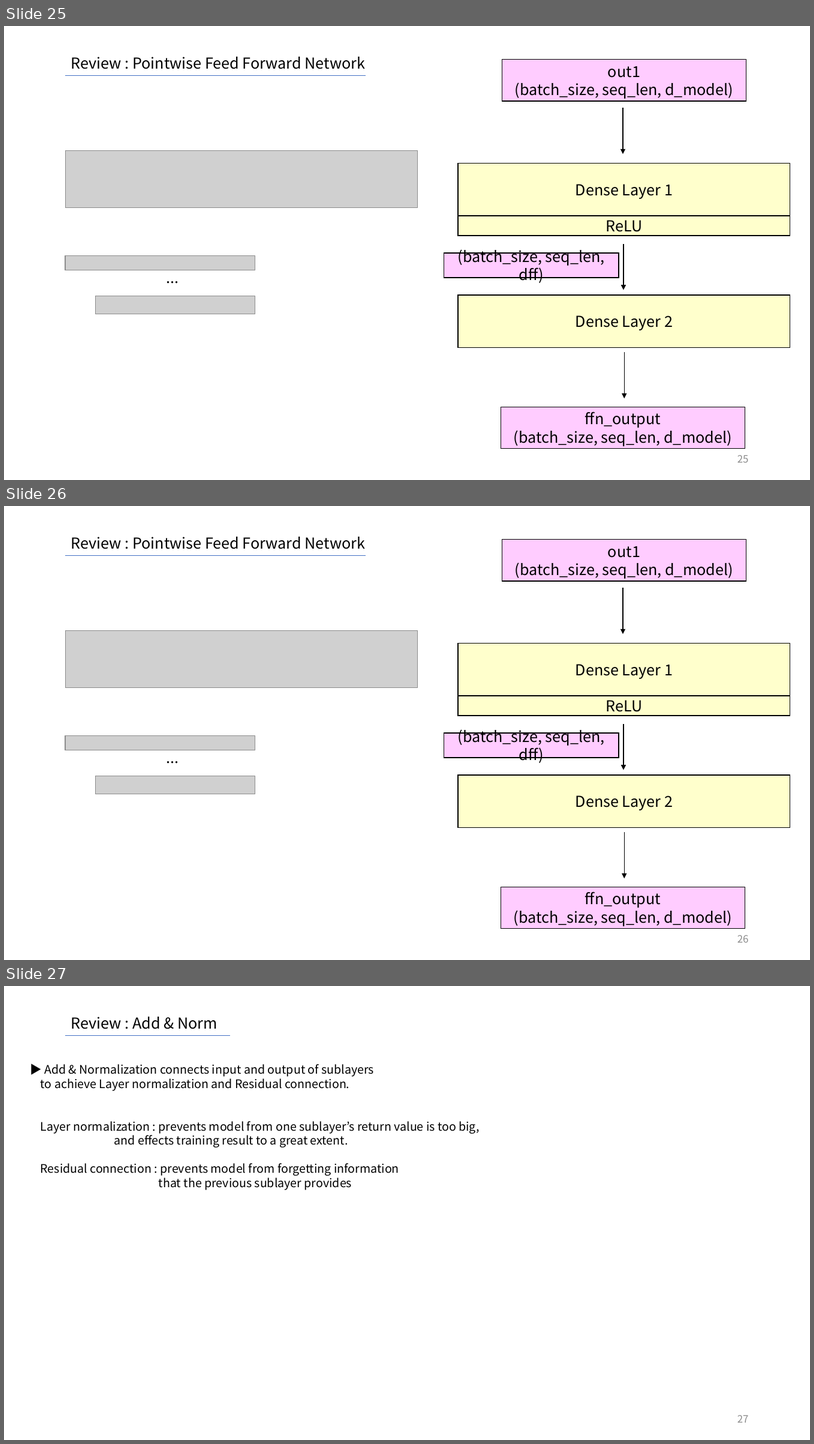
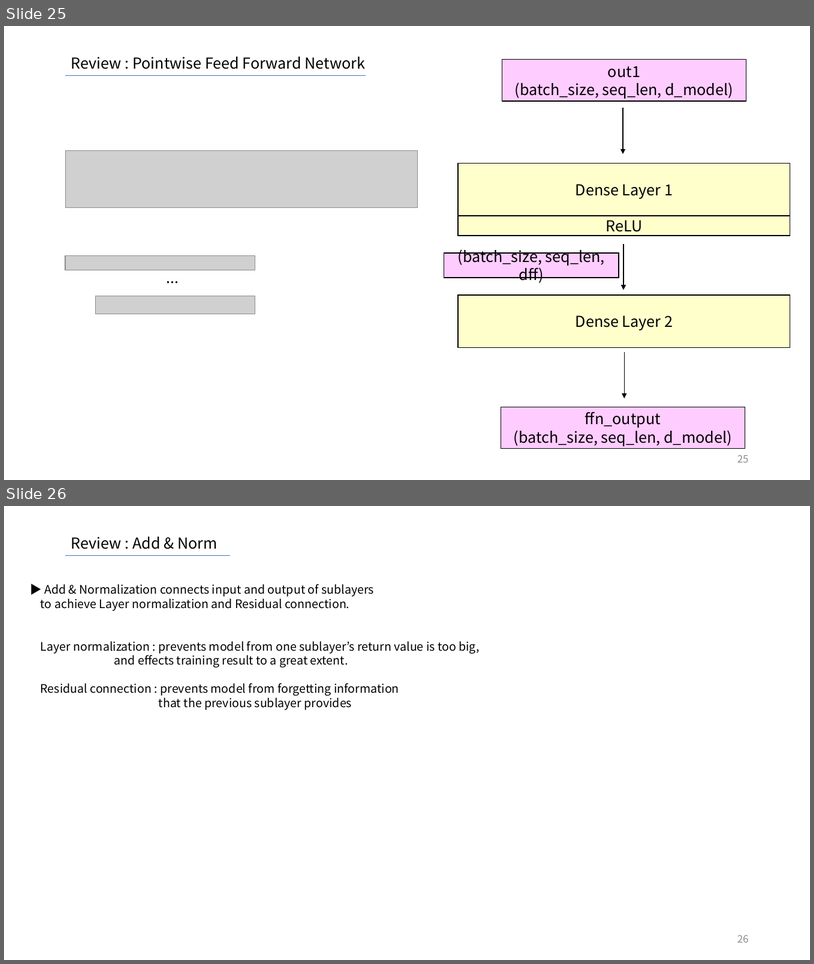
Before and after one commit to SiLviASizZ/HYU_2022, a slide deck: gradproj/meeting/0630_meeting/0702.pptx. Shown one above the other, each under a label of ours: slides 25, 26 and 27 before the commit, slides 25 and 26 after it. The pictures are 814x1444 and 814x964 pixels, drawn with LibreOffice and Linux fonts; fonts in the diff are those of the drawing; grey boxes stand for pictures. Boxes give left, top, right and bottom in pixels: in the first picture for what was removed or moved away, otherwise in the second. Text is boxed around its words. In the diff, an @@ line names an element or a change of style, - is before the commit and + after.

```diff
--- a/gradproj/meeting/0630_meeting/0702.pptx
+++ b/gradproj/meeting/0630_meeting/0702.pptx
@@ slide 26 removed at (4,506,810,960), background #FFFFFF @@
@@ text removed at (71,537,365,549) @@
-Review : Pointwise Feed Forward Network
@@ rectangle removed at (503,539,747,581) @@
-out1
-(batch_size, seq_len, d_model)
@@ line removed from (65, 556) to (366, 556) @@
@@ arrow removed from (623, 588) to (623, 634) @@
@@ picture removed at (65,631,418,687) @@
@@ rectangle removed at (458,643,791,696) @@
-Dense Layer 1
@@ rectangle removed at (458,696,791,715) @@
-ReLU
@@ picture removed at (65,735,255,750) @@
@@ rectangle removed at (444,733,619,757) @@
-(batch_size, seq_len, dff)
@@ arrow removed from (624, 724) to (624, 770) @@
@@ text removed at (160,745,218,770) @@
-...
@@ rectangle removed at (458,775,791,827) @@
-Dense Layer 2
@@ picture removed at (95,776,255,794) @@
@@ arrow removed from (624, 832) to (624, 878) @@
@@ rectangle removed at (501,886,746,928) @@
-ffn_output
-(batch_size, seq_len, d_model)
@@ page number removed at (738,934,749,942) @@
-26
@@ what was slide 27 is now slide 26 @@
@@ page number at (738,934,749,942): text changed @@
-27
+26
```
Also in this commit, not shown: 3 slides changed, 81 slides added, 24 other files.
